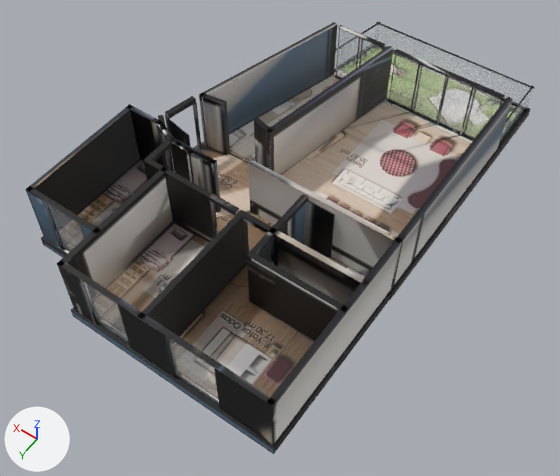
Before and after pictures for a commit that changed the glTF model _bake/glb/koru-14/model.glb.
Rendered twice from a 50 mm camera at (-9.83, 14.4, 19.2) aimed at (-0.84, 1.8, -0.59). Arrows for +X, +Y and +Z are at lower left; the lights stay in place. The first picture is the older version. Where no turn or scale is listed for an object, it has been applied to the vertices. Vertices at exactly the same position are counted once.
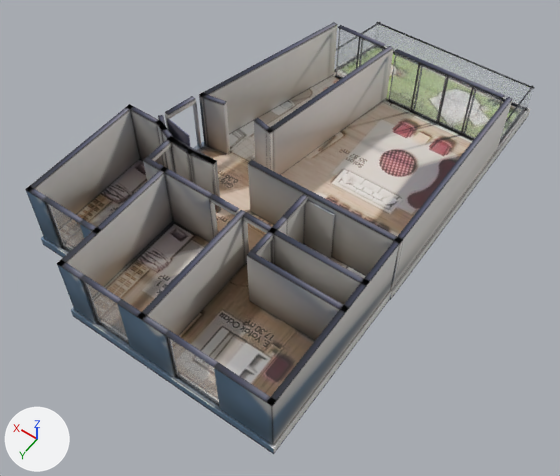
Patch to the scene script:
```diff
--- a/_bake/glb/koru-14/model.glb.py
+++ b/_bake/glb/koru-14/model.glb.py
@@ mat_baked @@
 n3 = _N.new('ShaderNodeMapping'); n3.name = 'Mapping'
 n3.inputs[1].default_value = (0.0014, -14.97, 0.0)  # 'Location'
-n3.inputs[3].default_value = (15.93, 15.97, 1.0)  # 'Scale'
+n3.inputs[3].default_value = (15.85, 15.97, 1.0)  # 'Scale'
 n4 = _N.new('ShaderNodeUVMap'); n4.name = 'UV Map'
@@ me_mesh_0 @@
 # used by ob_mesh_0; location = (-5.02, 7.9, -0.36)
-me_mesh_0.from_pydata(...)  # 2758 vertices, 5060 faces; spans x 0.0..10.0, y -15.8..0.0, z 0.0..2.6
+me_mesh_0.from_pydata(...)  # 2072 vertices, 3688 faces; spans x 0.0..10.0, y -15.8..0.0, z 0.0..2.6
+# me_mesh_0 part 1: 11 vertices moved within x 0.2..8.6, y -13.1..-4.5, z 0.0..0.4; 686 vertices removed from x 0.0..8.7, y -13.4..0.0, z 0.0..0.4
+# me_mesh_0 part 2: 2090 kept faces spanning x 0.0..10.0, y -15.8..0.0, z 0.0..2.6 get new texture (UV) coordinates
 me_mesh_0.materials.append(mat_baked)
```

Location of each change, [x1, y1, x2, y2] in pixels of the pictures (560 x 476 px):
'Mesh_0', surface changed
    both: [28, 22, 535, 454]
part 1 of me_mesh_0, reshaped (mostly hidden afterwards)
    before: [43, 97, 530, 454]
    after: [248, 49, 500, 276]
part 2 of me_mesh_0, surface changed
    both: [28, 23, 534, 430]
